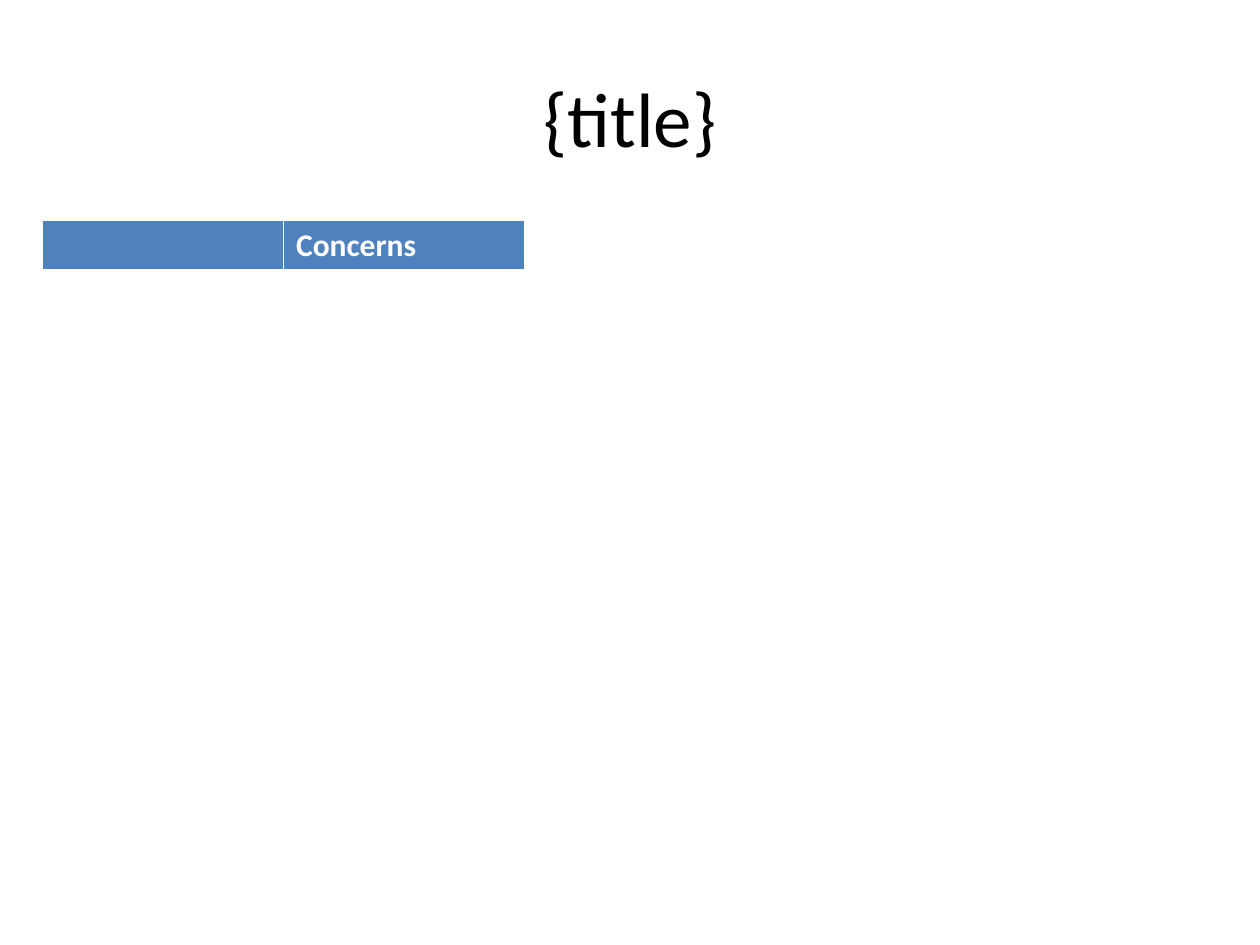
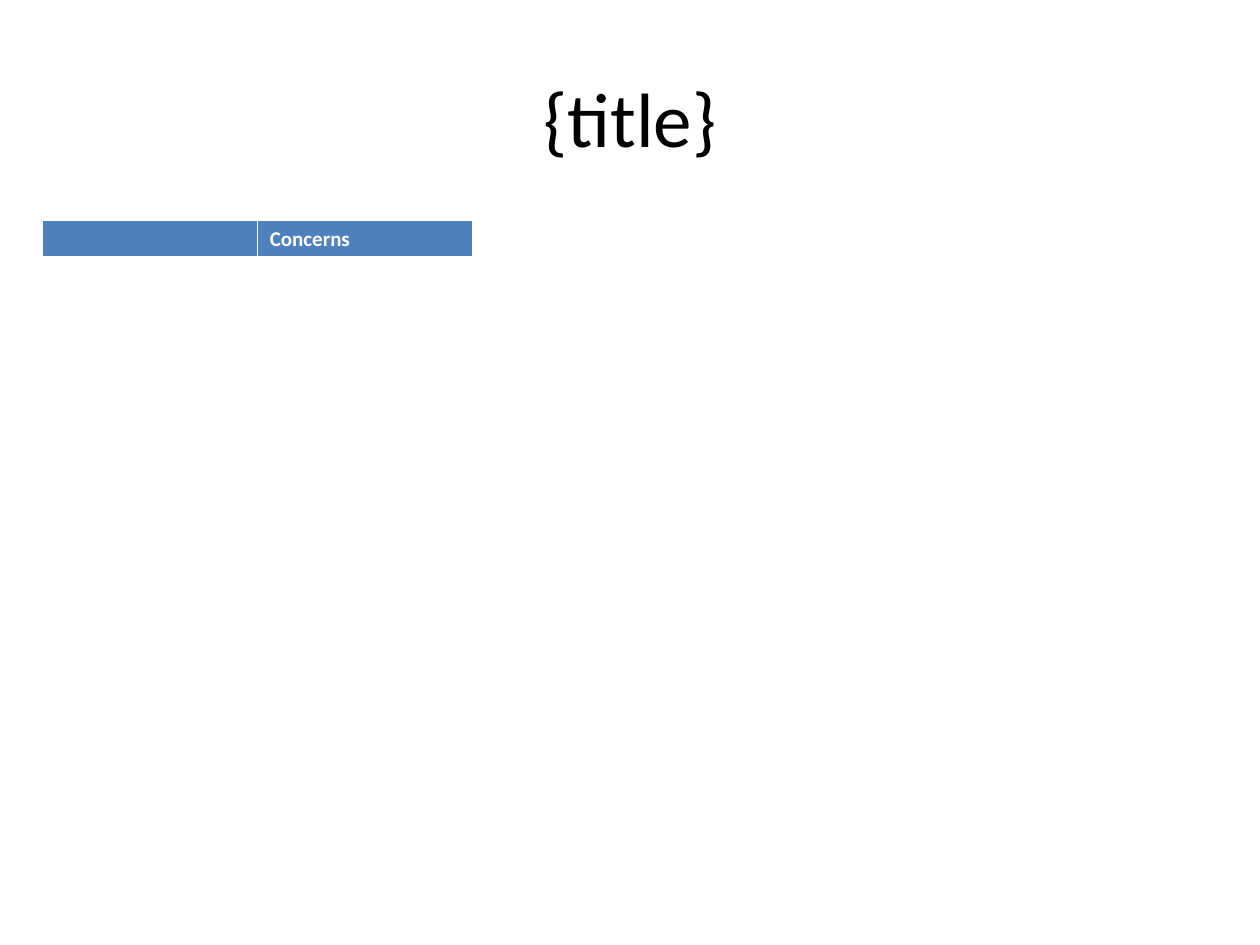
Before and after one commit to cmanteuffel/DecisionArchitect, a slide deck: slide 3 of DecisionViewpoints/Template.pptx. Drawn at 1260x945 pixels with LibreOffice and Linux fonts; fonts in the diff are those of the drawing. Boxes give left, top, right and bottom in pixels: in the first picture for what was removed or moved away, otherwise in the second. Text is boxed around its words. In the diff, an @@ line names an element or a change of style, - is before the commit and + after.

```diff
--- a/DecisionViewpoints/Template.pptx
+++ b/DecisionViewpoints/Template.pptx
@@ table at [42,220,472,258] @@
@@ size 18 to 12 pt @@
@@ table: place and size @@
-table at [42,220,525,272]
+table at [42,220,472,258]
```
Also in this commit, not shown: 9 other files.
